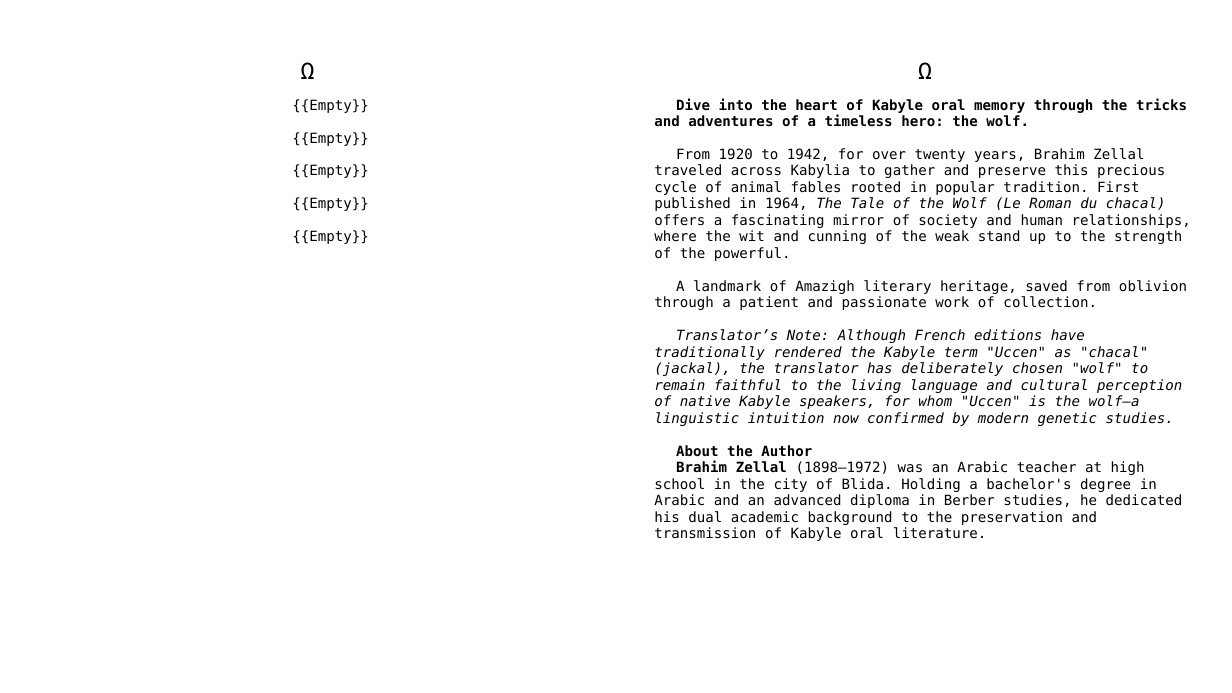
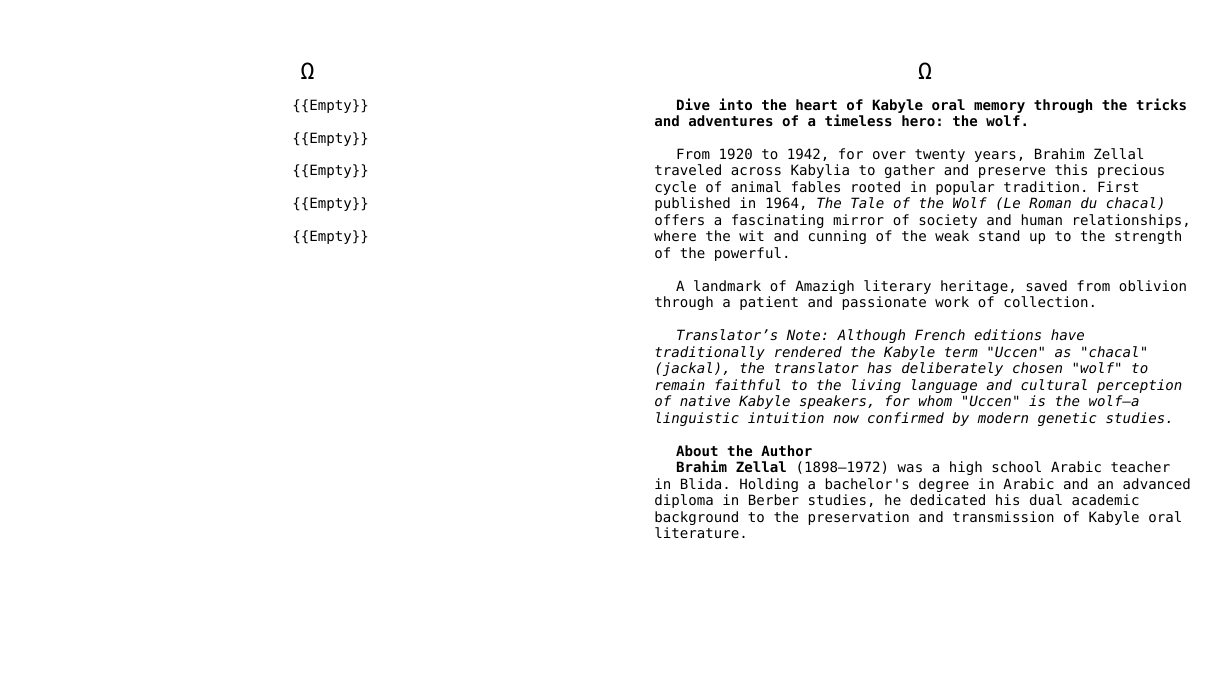
Before and after one commit to sferhah/tamacahut_n_wuccen, a slide deck: slide 88 of Uccen.ConsoleApp/Resources/pptx/uccen.eng.pptx. Drawn at 1232x693 pixels with LibreOffice and Linux fonts; fonts in the diff are those of the drawing. Boxes give left, top, right and bottom in pixels: in the first picture for what was removed or moved away, otherwise in the second. Text is boxed around its words. In the diff, an @@ line names an element or a change of style, - is before the commit and + after.

```diff
--- a/Uccen.ConsoleApp/Resources/pptx/uccen.eng.pptx
+++ b/Uccen.ConsoleApp/Resources/pptx/uccen.eng.pptx
@@ table at (x1=30, y1=15, x2=1205, y2=668) @@
@@ row 3, column 3: "Dive into the heart of Kabyle oral memory through the tricks and adventures of a timeless hero: the wolf. / From 1920 to 1942, for over twenty years, Brahim Zellal traveled across Kabylia to gather and preserve this precious cycle of animal fables rooted in popular tradition. First published in 1964, The Tale of the Wolf (Le Roman du chacal) offers a fascinating mirror of society and human relationships, where the wit and cunning of the weak stand up to the strength of the powerful. / A landmark of Amazigh literary heritage, saved from oblivion through a patient and passionate work of collection. / Translator’s Note: Although French editions have traditionally rendered the Kabyle term "Uccen" as "chacal" (jackal), the translator has deliberately chosen "wolf" to remain faithful to the living language and cultural perception of native Kabyle speakers, for whom "Uccen" is the wolf—a linguistic intuition now confirmed by modern genetic studies. / About the Author / Brahim Zellal (1898–1972) was an Arabic teacher at high school in the city of Blida. Holding a bachelor's degree in Arabic and an advanced diploma in Berber studies, he dedicated his dual academic background to the preservation and transmission of Kabyle oral literature." to "Dive into the heart of Kabyle oral memory through the tricks and adventures of a timeless hero: the wolf. / From 1920 to 1942, for over twenty years, Brahim Zellal traveled across Kabylia to gather and preserve this precious cycle of animal fables rooted in popular tradition. First published in 1964, The Tale of the Wolf (Le Roman du chacal) offers a fascinating mirror of society and human relationships, where the wit and cunning of the weak stand up to the strength of the powerful. / A landmark of Amazigh literary heritage, saved from oblivion through a patient and passionate work of collection. / Translator’s Note: Although French editions have traditionally rendered the Kabyle term "Uccen" as "chacal" (jackal), the translator has deliberately chosen "wolf" to remain faithful to the living language and cultural perception of native Kabyle speakers, for whom "Uccen" is the wolf—a linguistic intuition now confirmed by modern genetic studies. / About the Author / Brahim Zellal (1898–1972) was a high school Arabic teacher in Blida. Holding a bachelor's degree in Arabic and an advanced diploma in Berber studies, he dedicated his dual academic background to the preservation and transmission of Kabyle oral literature." @@
```
Also in this commit, not shown: 1 other slide changed, 10 other files.
